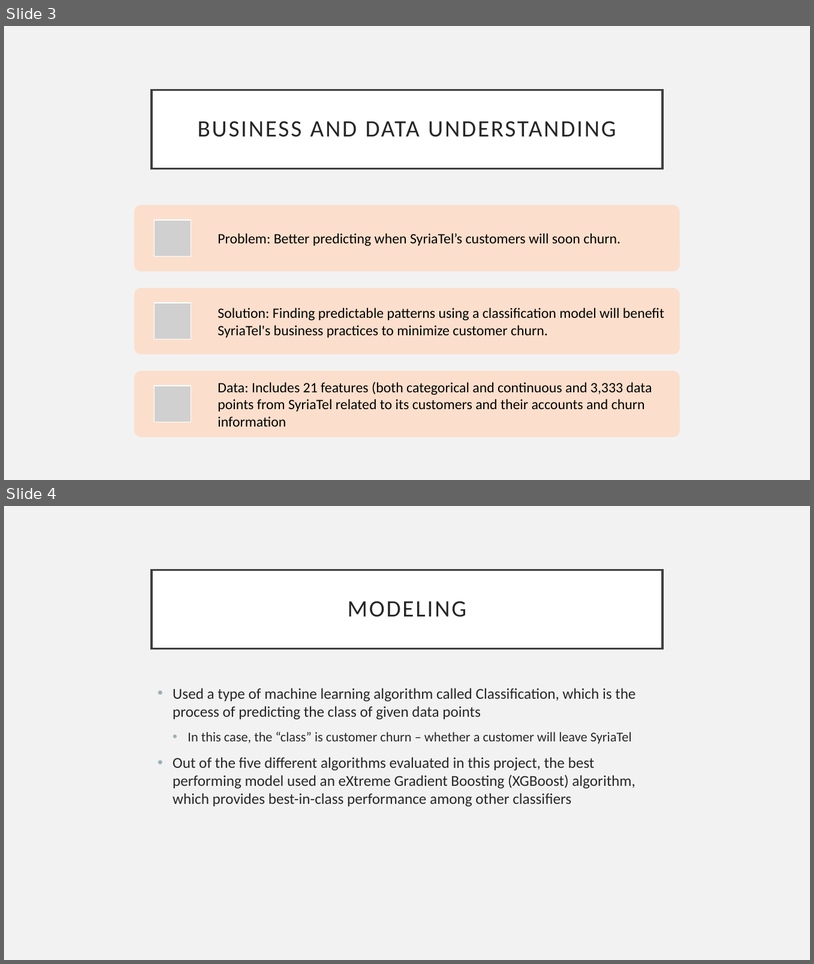
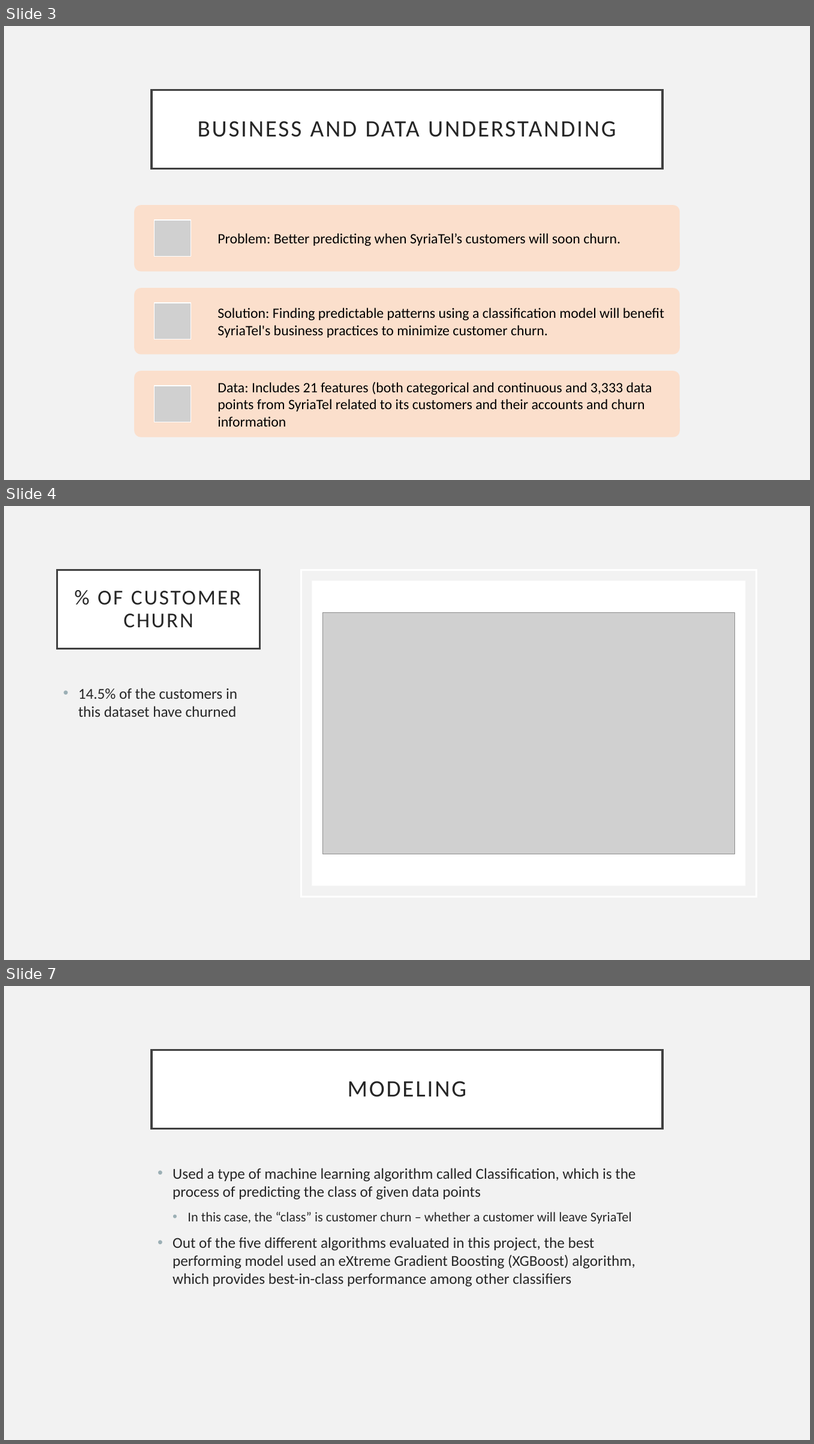
Before and after one commit to rfb-vibe/telecom-customer-churn, a slide deck: ppt-churn-presentation.pptx. Shown one above the other, each under a label of ours: slides 3 and 4 before the commit, slides 3, 4 and 7 after it; the slides between them are not shown. The pictures are 814x964 and 814x1444 pixels, drawn with LibreOffice and Linux fonts; fonts in the diff are those of the drawing; grey boxes stand for pictures. Boxes give left, top, right and bottom in pixels: in the first picture for what was removed or moved away, otherwise in the second. Text is boxed around its words. In the diff, an @@ line names an element or a change of style, - is before the commit and + after.

```diff
--- a/ppt-churn-presentation.pptx
+++ b/ppt-churn-presentation.pptx
@@ slide 4 added at bbox=[4, 506, 810, 960], background #F2F2F2 @@
@@ title added at bbox=[57, 570, 260, 648], fill #FFFFFF, outline #404040 2.5 pt, 25.2 pt, text #262626 @@
+% OF CUSTOMER CHURN
@@ rectangle added at bbox=[301, 570, 756, 896], outline #FFFFFF 2.5 pt @@
@@ rectangle added at bbox=[312, 580, 746, 885], fill #FFFFFF @@
@@ picture added at bbox=[323, 612, 735, 853] @@
@@ text added at bbox=[78, 688, 237, 717], 18 pt, text #262626 @@
+• 14.5% of the customers in this dataset have churned
@@ what was slide 4 is now slide 7 @@
```
Also in this commit, not shown: 1 slide changed, 2 other slides added, 1 slide removed, 12 other files.
